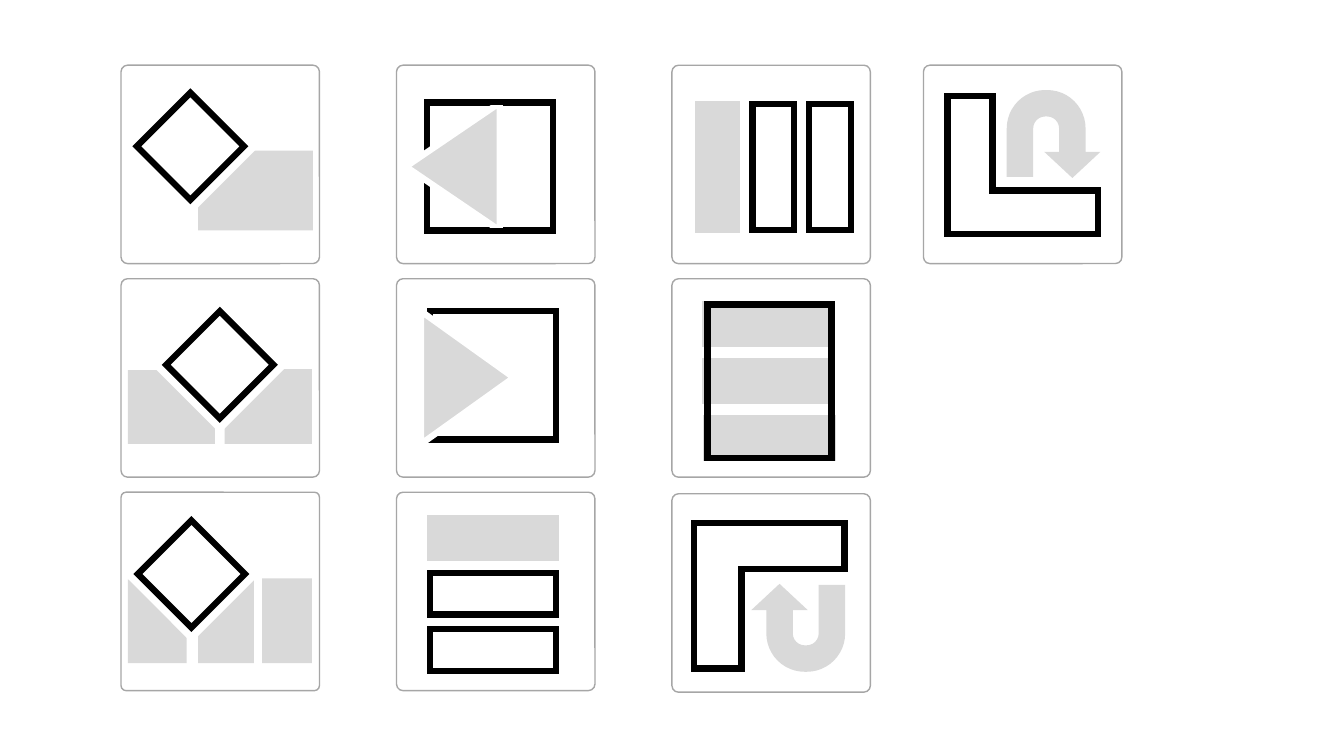
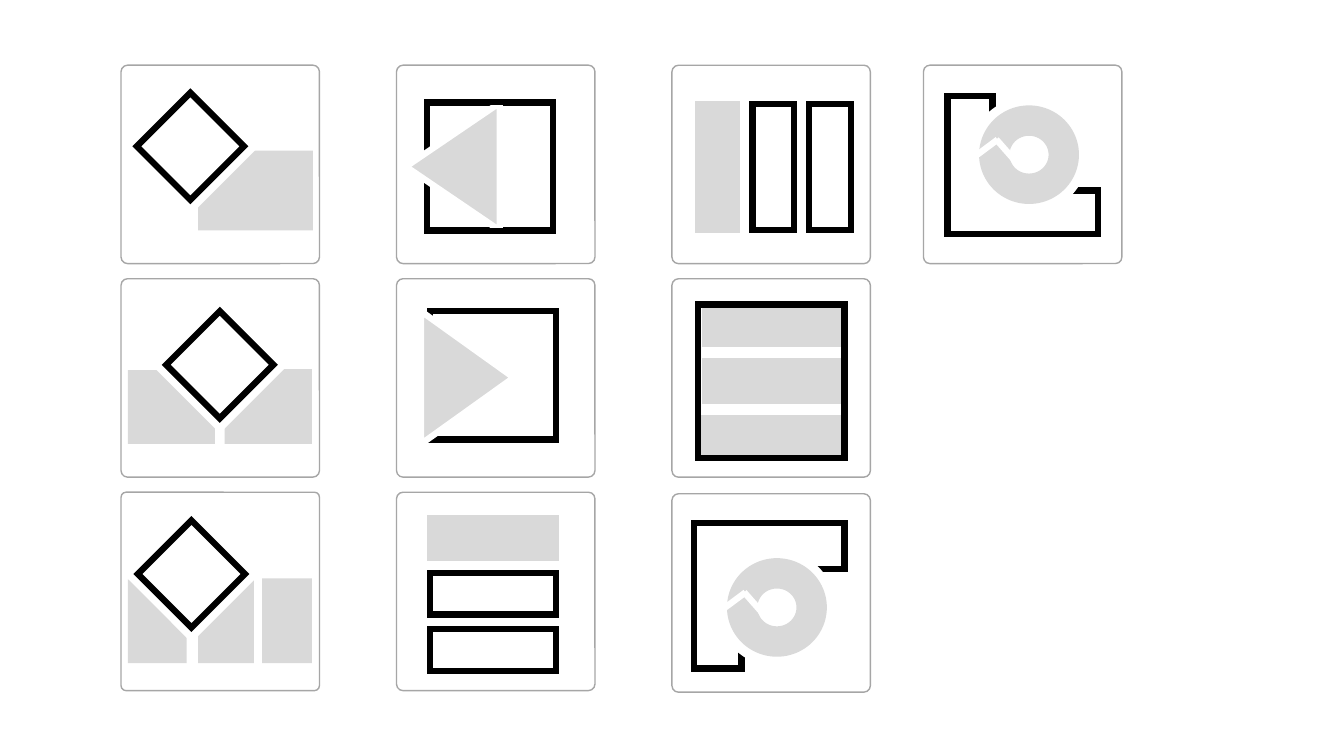
Before and after one commit to j-specman/specman, a slide deck: slide 19 of specifications/specman-layouts.pptx. Drawn at 1344x756 pixels with LibreOffice and Linux fonts; fonts in the diff are those of the drawing. Boxes give left, top, right and bottom in pixels: in the first picture for what was removed or moved away, otherwise in the second. Text is boxed around its words. In the diff, an @@ line names an element or a change of style, - is before the commit and + after.

Commit message:
clean up

```diff
--- a/specifications/specman-layouts.pptx
+++ b/specifications/specman-layouts.pptx
@@ uturn arrow removed at box(1010, 93, 1093, 173) @@
@@ group added at box(973, 100, 1085, 210): 2 donuts, 2 lines @@
@@ line added from (999, 136) to (1018, 122), #FFFFFF 4.5 pt @@
@@ line added from (1016, 122) to (1034, 141), #FFFFFF 4.5 pt @@
@@ rectangle: place and size @@
-rectangle at box(707, 305, 831, 458)
+rectangle at box(698, 304, 845, 458)
@@ rectangle: place and size @@
-rectangle at box(706, 304, 832, 344)
+rectangle at box(706, 304, 845, 344)
@@ rectangle: place and size @@
-rectangle at box(706, 362, 832, 401)
+rectangle at box(706, 362, 845, 401)
@@ rectangle: place and size @@
-rectangle at box(707, 418, 833, 458)
+rectangle at box(698, 418, 845, 458)
@@ group added at box(721, 554, 833, 663): 2 donuts, 2 lines @@
@@ uturn arrow removed at box(759, 588, 842, 668) @@
```
